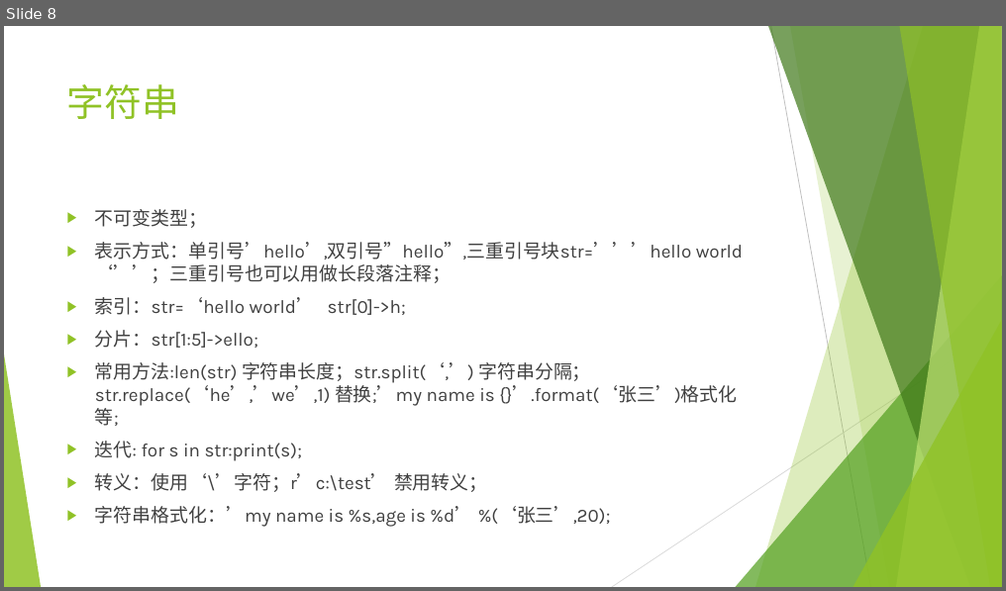
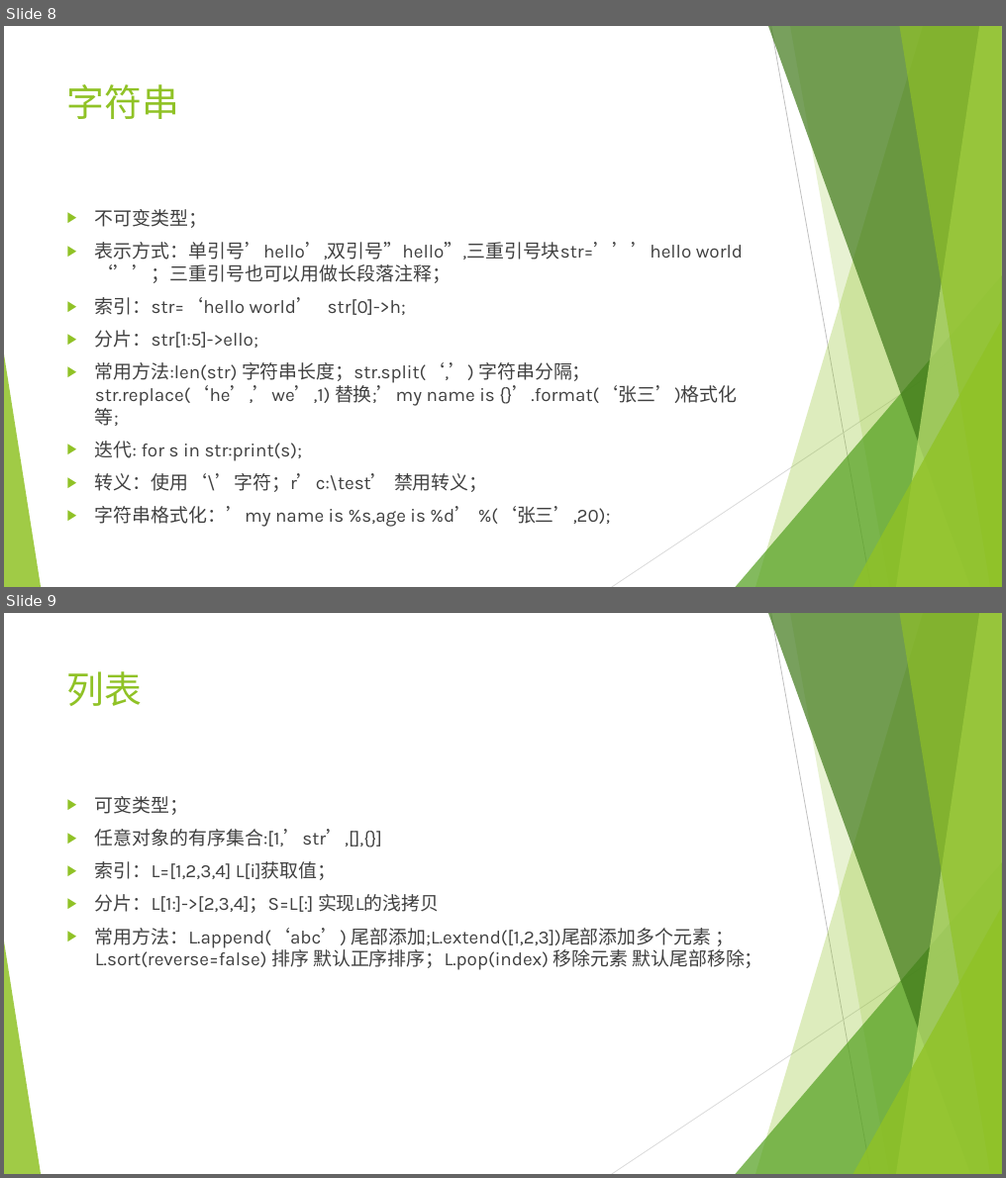
Before and after one commit to mrzhangs1015916/LearnPython, a slide deck: python.pptx. Shown one above the other, each under a label of ours: slide 8 before the commit, slides 8 and 9 after it. The pictures are 1006x591 and 1006x1178 pixels, drawn with LibreOffice and Linux fonts; fonts in the diff are those of the drawing. Boxes give left, top, right and bottom in pixels: in the first picture for what was removed or moved away, otherwise in the second. Text is boxed around its words. In the diff, an @@ line names an element or a change of style, - is before the commit and + after.

```diff
--- a/python.pptx
+++ b/python.pptx
@@ slide 9 added at <box>4,613,1002,1174</box>, background #FFFFFF; not listed: 10 template elements that a slide beside it also shows @@
@@ title added at <box>67,671,143,706</box>, 36 pt, text #90C226 @@
+列表
@@ text added at <box>95,796,763,970</box>, 18 pt, text #404040 @@
+▶ 可变类型；
+▶ 任意对象的有序集合:[1,’str’,[],{}]
+▶ 索引：L=[1,2,3,4] L[i]获取值；
+▶ 分片：L[1:]->[2,3,4]；S=L[:] 实现L的浅拷贝
+▶ 常用方法：L.append(‘abc’) 尾部添加;L.extend([1,2,3])尾部添加多个元素 ；L.sort(reverse=false) 排序 默认正序排序；L.pop(index) 移除元素 默认尾部移除；
```
Also in this commit, not shown: 8 other slides added.
